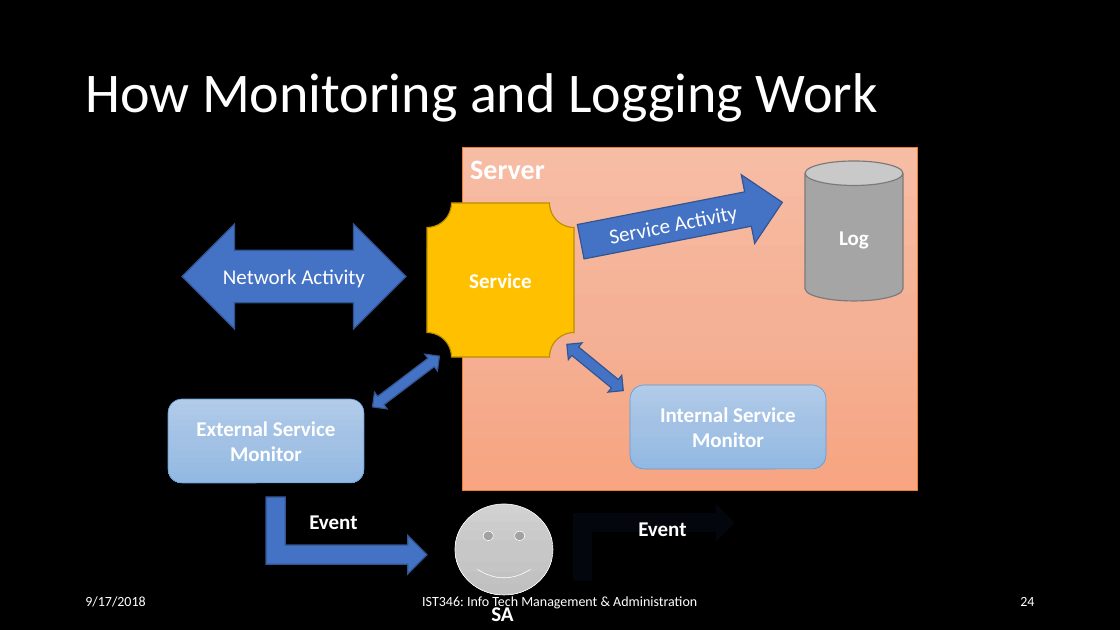
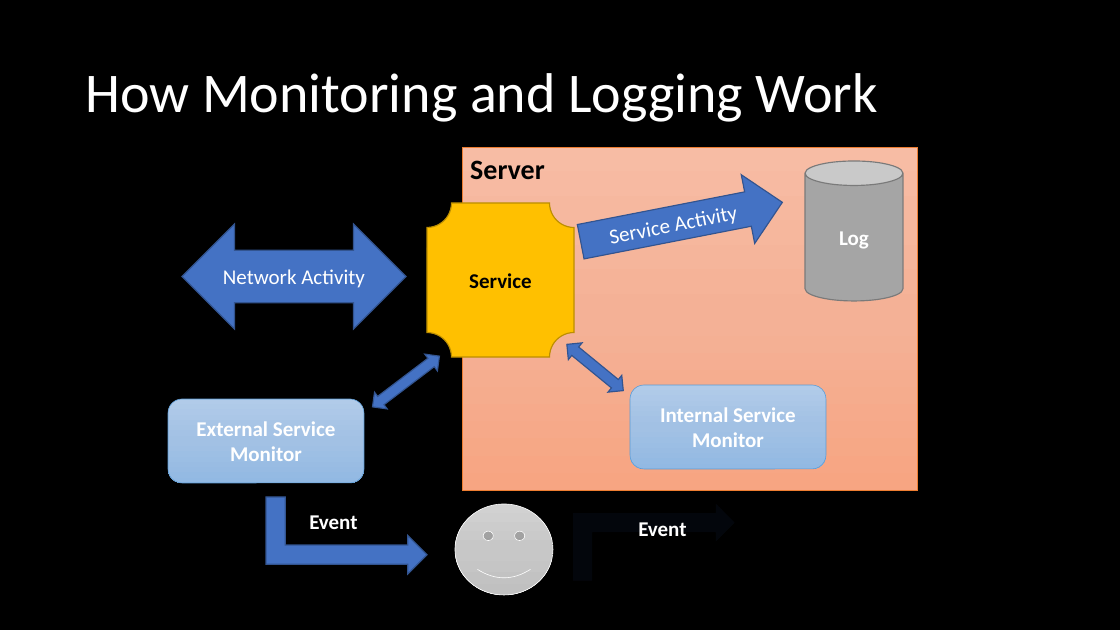
Before and after one commit to orstewar/ist346-content, a slide deck: slide 20 of content/10-services-monitoring-logging.pptx (slide 24 before the commit). Drawn at 1120x630 pixels with LibreOffice and Linux fonts; fonts in the diff are those of the drawing. Boxes give left, top, right and bottom in pixels: in the first picture for what was removed or moved away, otherwise in the second. Text is boxed around its words. In the diff, an @@ line names an element or a change of style, - is before the commit and + after.

```diff
--- a/content/10-services-monitoring-logging.pptx
+++ b/content/10-services-monitoring-logging.pptx
@@ text "Server" at [470, 160, 545, 180]: text colour #FFFFFF to #000000 @@
@@ plaque "Service" at [427, 203, 574, 357]: text colour #FFFFFF to #000000 @@
@@ text removed at [85, 596, 145, 607] @@
-9/17/2018
@@ text removed at [422, 594, 697, 610] @@
-IST346: Info Tech Management & Administration
@@ page number removed at [1020, 597, 1034, 606] @@
-24
@@ text removed at [491, 603, 513, 621] @@
-SA
```
Also in this commit, not shown: 13 other slides changed, 1 slide added, 11 slides removed, 2 other files.
